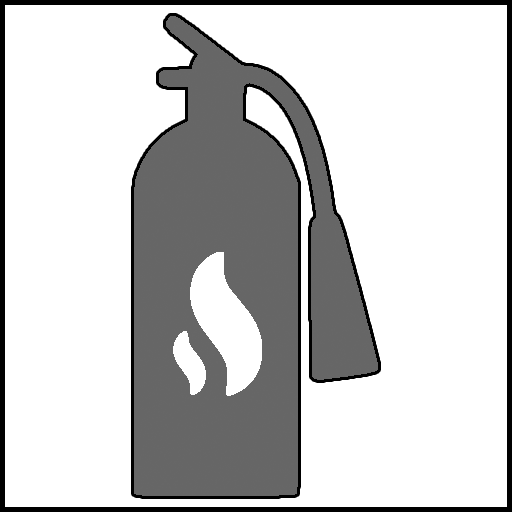
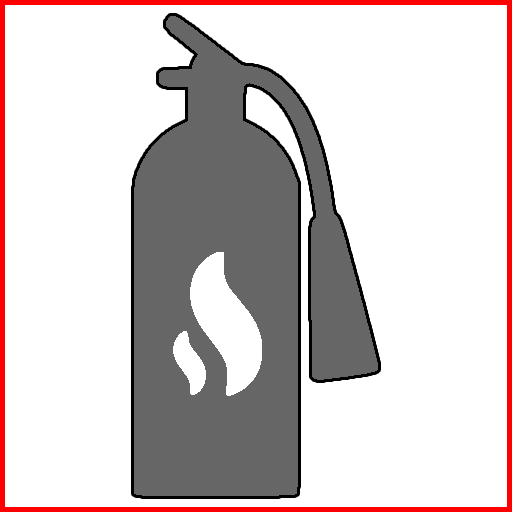
Before/after of a 512×512 layered artwork. What changed in the layer stack:
showed "Border_active" over bbox(0, 0, 512, 512)
